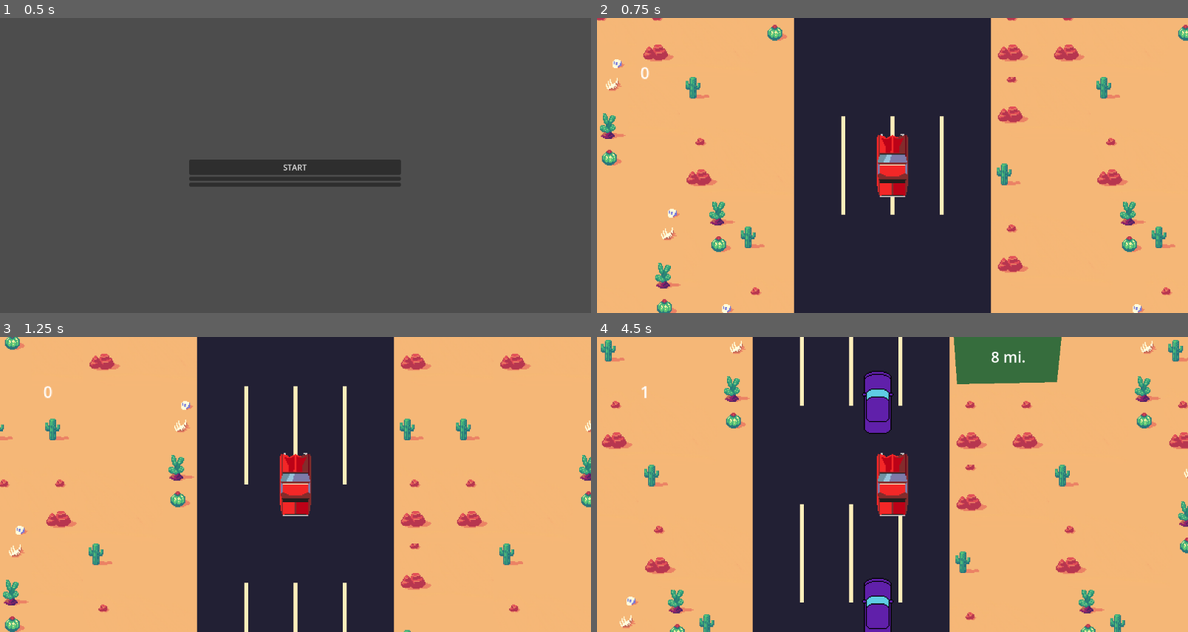
Above: before the commit, frames 1-4 (two rows, left to right).
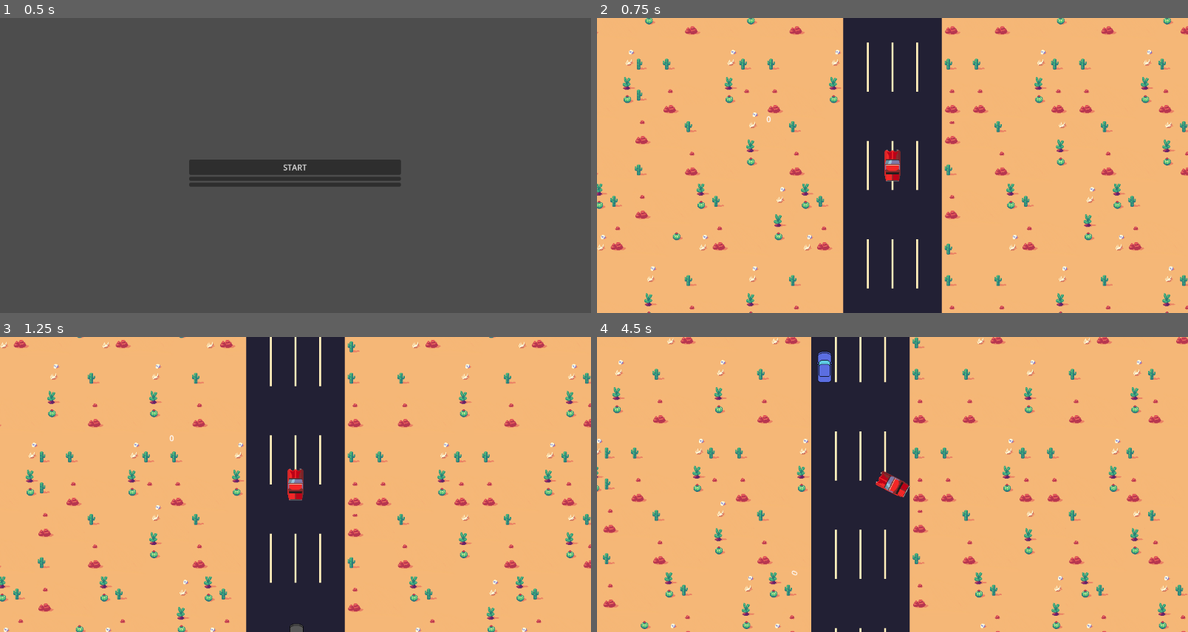
Above: after the commit, the same moments.

Repository: Zeke-D/roadtripping
Game: Godot game, scene res://control.tscn
The game is run twice, just before and just after one commit, with the same random seed, the same clock (stepped at 60 frames per second) and the same inputs.
Inputs:
- Up to frame 1 (0.5 s): no input
- Up to frame 2 (0.75 s): click "START" at 0.5 s
- Up to frame 3 (1.25 s): no input
- Up to frame 4 (4.5 s): hold D (right) 1.28-2.03 s; hold S (down) 2.03-2.78 s; hold D (right) 2.78-3.53 s; hold W (up) 3.53-4.28 s; hold A (left) from 4.28 s (still down)

Frame 1 is identical in both runs. In frame 2, 27% of the frame differs, in the area x 0-100%, y 0-100%; in frame 3, 26%; in frame 4, 31%.

Commit message:
add da police

Diff:
--- a/PlayerCar.gd
+++ b/PlayerCar.gd
@@ -91,3 +91,7 @@
 		body.spinout((body.position - self.position).normalized())
 		if state == CarState.DEAD:
 			self.spinout(-(body.position - self.position).normalized())
+
+	if body.is_in_group("Police") and state != CarState.DEAD:
+		state = 0
+		self.spinout(-(body.position - self.position).normalized())
--- a/npc_car.gd
+++ b/npc_car.gd
@@ -6,7 +6,6 @@
 
 # spin globals
 var did_spin = false
-var time_elapsed = 0.0
 var spin_duration = 2.
 
 func get_next_position(delta):
@@ -15,20 +14,13 @@
 
 	return self.position + Vector2(
 		0,
-		player.player_vertical_speed - NPC_BASE_MOVEMENT_SPEED * delta
+		player.player_vertical_speed - speed * delta
 	)
 
 func _ready():
 	player = get_tree().current_scene.find_child('Car')
 
-
-func spin_callback(delta):
-	time_elapsed += delta
-	if (time_elapsed > spin_duration):
-		time_elapsed = 0
-
 func _physics_process(delta):
-	spin_callback(delta)
 	position = get_next_position(delta)
 
 func move_and_rotate(target_position, target_rotation, duration):
@@ -41,6 +33,6 @@
 func spinout(direction):
 	print("SPIN")
 	did_spin = true
-
+	self.find_child("CollisionShape2D").set_deferred("disabled",true)
 	# deactivate collider
 	move_and_rotate(direction * Vector2(1200, 600) * .5, self.rotation + TAU * 4, spin_duration)
--- /dev/null
+++ b/npcs/npc_car_cop.gd
@@ -0,0 +1,69 @@
+extends CharacterBody2D
+class_name NpcCopCar
+var player
+@export var speed: int = 2000
+const NPC_BASE_MOVEMENT_SPEED: float = 400
+const NPC_INITIAL_CHASE_SPEED: float = 100000
+const COP_HORIZONTAL_SPEED: float = 5
+# spin globals
+var did_spin = false
+var spin_duration = 2.
+var escape_tween
+var offscreen = true
+var initial_chase = true
+func get_next_position(delta):
+	if did_spin:
+		return self.position + Vector2(0, player.player_vertical_speed)
+
+	return Vector2(
+		lerp(self.position.x, player.position.x - 16, COP_HORIZONTAL_SPEED * delta),
+		self.position.y + player.player_vertical_speed - speed * delta
+	)
+
+func _ready():
+	player = get_tree().current_scene.find_child('Car')
+	escape_tween = get_tree().create_tween()
+	escape_tween.stop()
+
+func _physics_process(delta):
+	position = get_next_position(delta)
+	check_offscreen()
+
+func check_offscreen():
+	if(self.position.y > player.position.y + 400 and offscreen == false):
+		print('escape started')
+		escape_tween.tween_callback(escaped).set_delay(2)
+		escape_tween.play()
+		offscreen = true
+	elif(self.position.y <= player.position.y + 400):
+		if(initial_chase == true):
+			initial_chase = false
+			speed = NPC_BASE_MOVEMENT_SPEED
+
+		offscreen = false
+		print('escape stopped')
+		escape_tween.stop()
+
+func escaped():
+	if(!initial_chase):
+		print("escaped police.")
+		self.queue_free()
+
+func move_and_rotate(target_position, target_rotation, duration):
+	var tween = get_tree().create_tween()
+	tween.set_parallel(true) # So that the below tweens happen at the same time, not move then rotate
+	tween.tween_property(self, "global_position", target_position, duration)
+	tween.tween_property(self, "rotation", target_rotation, duration)
+
+
+func spinout(direction):
+	did_spin = true
+
+	# deactivate collider
+	move_and_rotate(direction * Vector2(1200, 600) * .5, self.rotation + TAU * 4, spin_duration)
+
+
+
+func _on_hurtbox_body_entered(body):
+	if body.is_in_group("Enemy"):
+		body.spinout((body.position - self.position).normalized())
--- /dev/null
+++ b/npcs/npc_car_cop.tscn
@@ -0,0 +1,26 @@
+[gd_scene load_steps=5 format=3 uid="uid://bxxus3ymc2n3p"]
+
+[ext_resource type="Script" path="res://npcs/npc_car_cop.gd" id="1_a7e8s"]
+[ext_resource type="Texture2D" uid="uid://bvvtrlpcb837p" path="res://Assets/npccar_cop.png" id="2_ofcie"]
+
+[sub_resource type="RectangleShape2D" id="RectangleShape2D_uhxu8"]
+size = Vector2(28, 62)
+
+[sub_resource type="RectangleShape2D" id="RectangleShape2D_rt2vb"]
+size = Vector2(28, 62)
+
+[node name="NpcCar" type="CharacterBody2D" groups=["Police"]]
+script = ExtResource("1_a7e8s")
+
+[node name="CollisionShape2D" type="CollisionShape2D" parent="."]
+shape = SubResource("RectangleShape2D_uhxu8")
+
+[node name="BlueCar" type="Sprite2D" parent="."]
+texture = ExtResource("2_ofcie")
+
+[node name="Hurtbox" type="Area2D" parent="."]
+
+[node name="CollisionShape2D" type="CollisionShape2D" parent="Hurtbox"]
+shape = SubResource("RectangleShape2D_rt2vb")
+
+[connection signal="body_entered" from="Hurtbox" to="." method="_on_hurtbox_body_entered"]
--- a/oncoming_traffic.gd
+++ b/oncoming_traffic.gd
@@ -35,12 +35,10 @@
 	var npcCar = obstacle.instantiate()
 	npcCar.position = pos
 	get_parent().add_child(npcCar)
-	print(pos)
 
 
 # Called every frame. 'delta' is the elapsed time since the previous frame.
 func _on_timer_timeout():
-	print('timer done')
 	var lane_to_spawn = randi() % 4
 	var rand_obstacle = randi() % 100
 	create_obstacle(get_lane(lane_to_spawn), get_obstacle(rand_obstacle))
--- a/sign.gd
+++ b/sign.gd
@@ -12,7 +12,5 @@
 # Called every frame. 'delta' is the elapsed time since the previous frame.
 func _process(delta):
 	# delete when offscreen
-	print(self.position.y)
 	if (self.position.y > 200):
-		print("Gonezo")
 		self.free()
--- a/world.gd
+++ b/world.gd
@@ -36,8 +36,8 @@
 func start_game_over():
 	game_over = true
 	var tween = get_tree().create_tween()
-	tween.tween_callback(test).set_delay(2)
+	tween.tween_callback(finish_game_over).set_delay(2)
 
-func test():
+func finish_game_over():
 	get_tree().change_scene_to_file("res://end_screen.tscn")
 	print("yo frfr")
--- a/world.tscn
+++ b/world.tscn
@@ -7,6 +7,7 @@
 [ext_resource type="PackedScene" uid="uid://jc02a36m21ag" path="res://background.tscn" id="3_5jjkl"]
 [ext_resource type="Script" path="res://wrapping_background.gd" id="5_gykqv"]
 [ext_resource type="Script" path="res://timer.gd" id="6_ehp6s"]
+[ext_resource type="PackedScene" uid="uid://bxxus3ymc2n3p" path="res://npcs/npc_car_cop.tscn" id="8_757vp"]
 
 [sub_resource type="TileSetAtlasSource" id="TileSetAtlasSource_rssb8"]
 texture = ExtResource("1_tlry5")
@@ -63,7 +64,6 @@
 z_index = 1
 
 [node name="Camera2D" type="Camera2D" parent="CanvasGroup/Car"]
-zoom = Vector2(2, 2)
 
 [node name="ScoreText" type="RichTextLabel" parent="CanvasGroup/Car/Camera2D"]
 offset_left = -256.0
@@ -80,6 +80,9 @@
 z_index = 1
 position = Vector2(19, -21)
 
+[node name="CopCar" parent="CanvasGroup/Obstacles" instance=ExtResource("8_757vp")]
+position = Vector2(-56, 696)
+
 [node name="Timer" type="Timer" parent="."]
 autostart = true
 script = ExtResource("6_ehp6s")
Binary file added: Assets/npccar_cop.png
Not shown, added: Assets/npccar_cop.png.import
Not shown: 1 places in background.tscn that only renumber resources
Not shown: 1 places in world.tscn that only renumber resources
